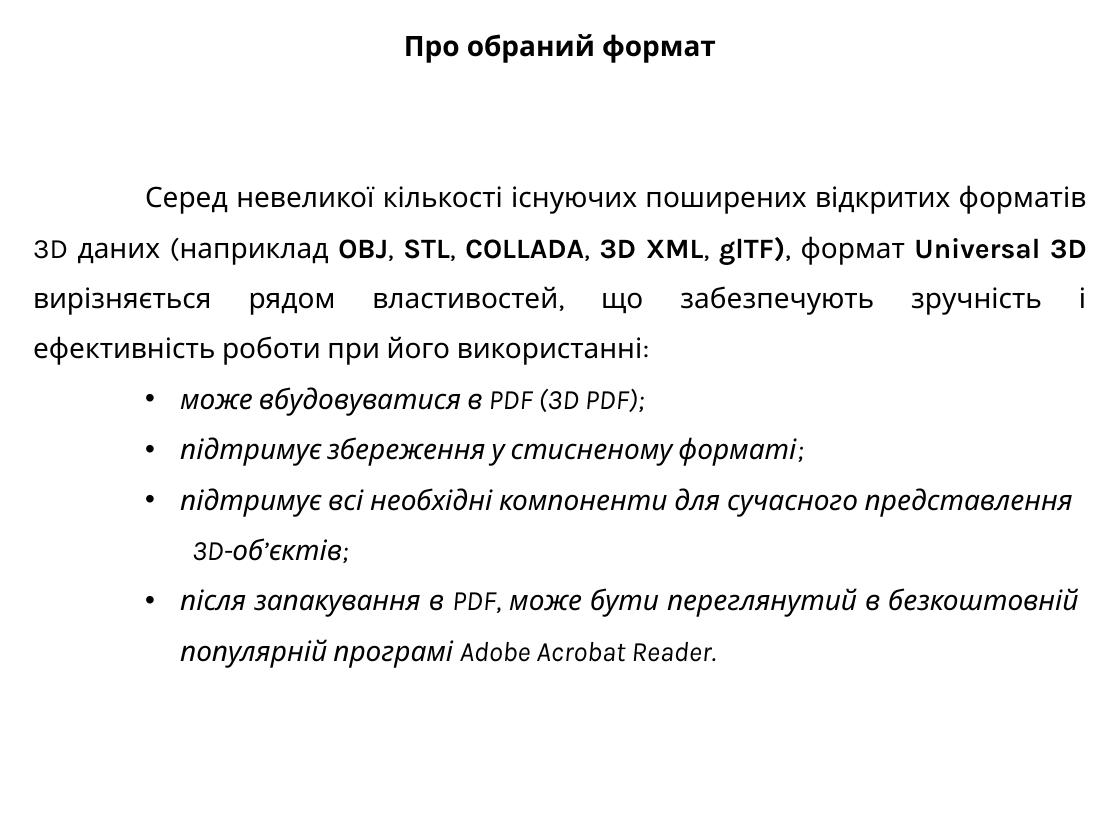
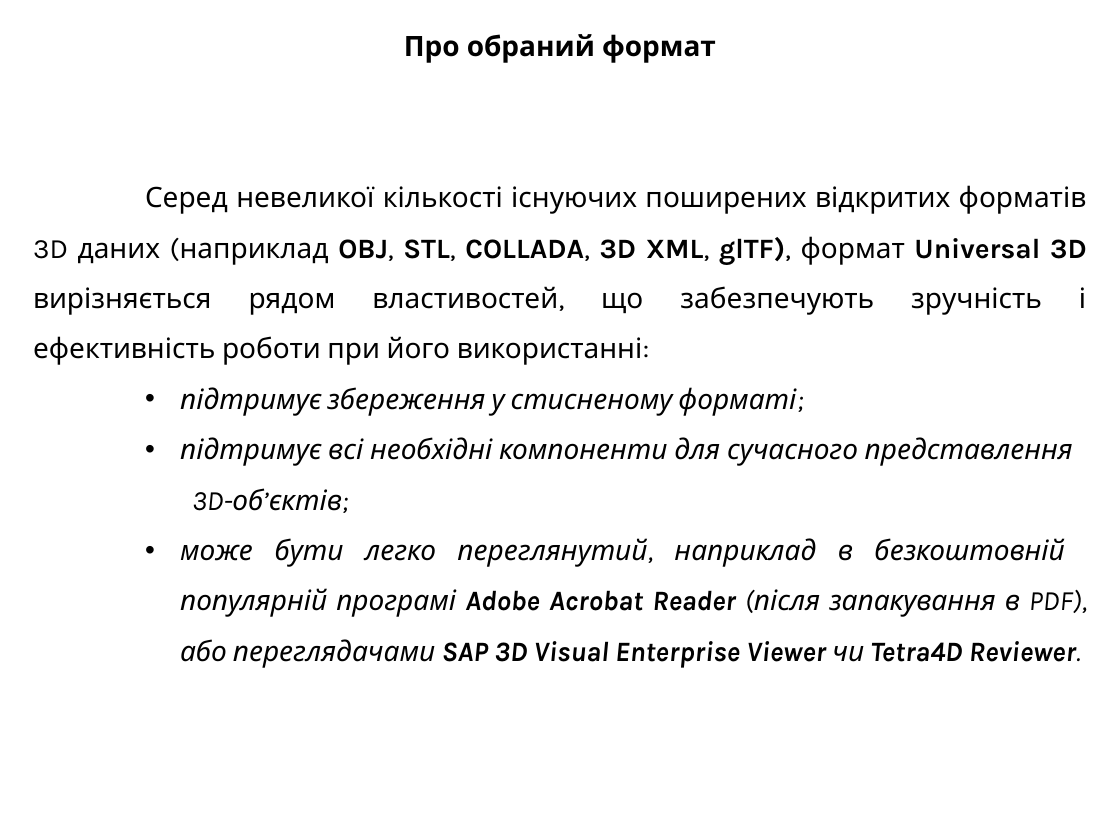
Before and after one commit to heo732/University-Course_3, a slide deck: slide 3 of CourseProject/Presentation/U3DSpace.pptx. Drawn at 1120x840 pixels with LibreOffice and Linux fonts; fonts in the diff are those of the drawing. Boxes give left, top, right and bottom in pixels: in the first picture for what was removed or moved away, otherwise in the second. Text is boxed around its words. In the diff, an @@ line names an element or a change of style, - is before the commit and + after.

Commit message:
Presentation: changed slide about file format

```diff
--- a/CourseProject/Presentation/U3DSpace.pptx
+++ b/CourseProject/Presentation/U3DSpace.pptx
@@ text at <box>180,387,644,416</box>: paragraph removed @@
-    • може вбудовуватися в PDF (3D PDF);
@@ text at <box>180,538,1087,668</box>: text changed @@
-    • після запакування в PDF, може бути переглянутий в безкоштовній популярній програмі Adobe Acrobat Reader.
+    • може бути легко переглянутий, наприклад в безкоштовній популярній програмі Adobe Acrobat Reader (після запакування в PDF), або переглядачами SAP 3D Visual Enterprise Viewer чи Tetra4D Reviewer.
```
